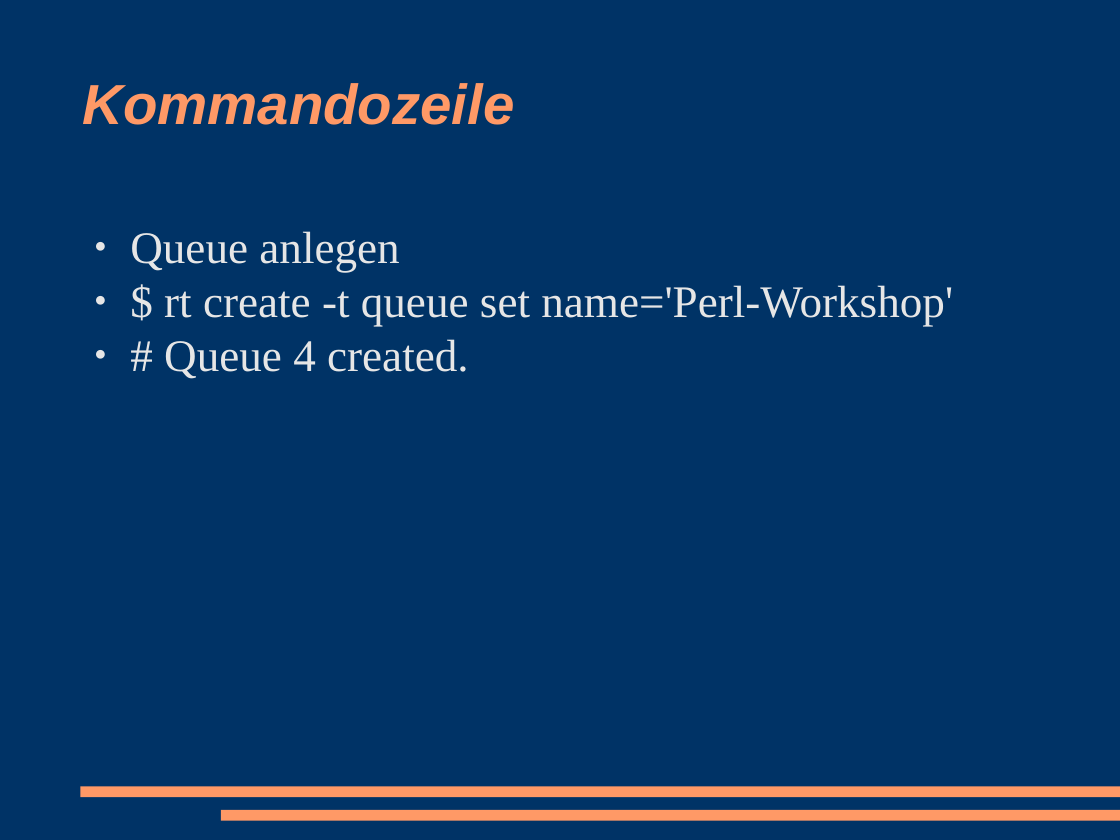
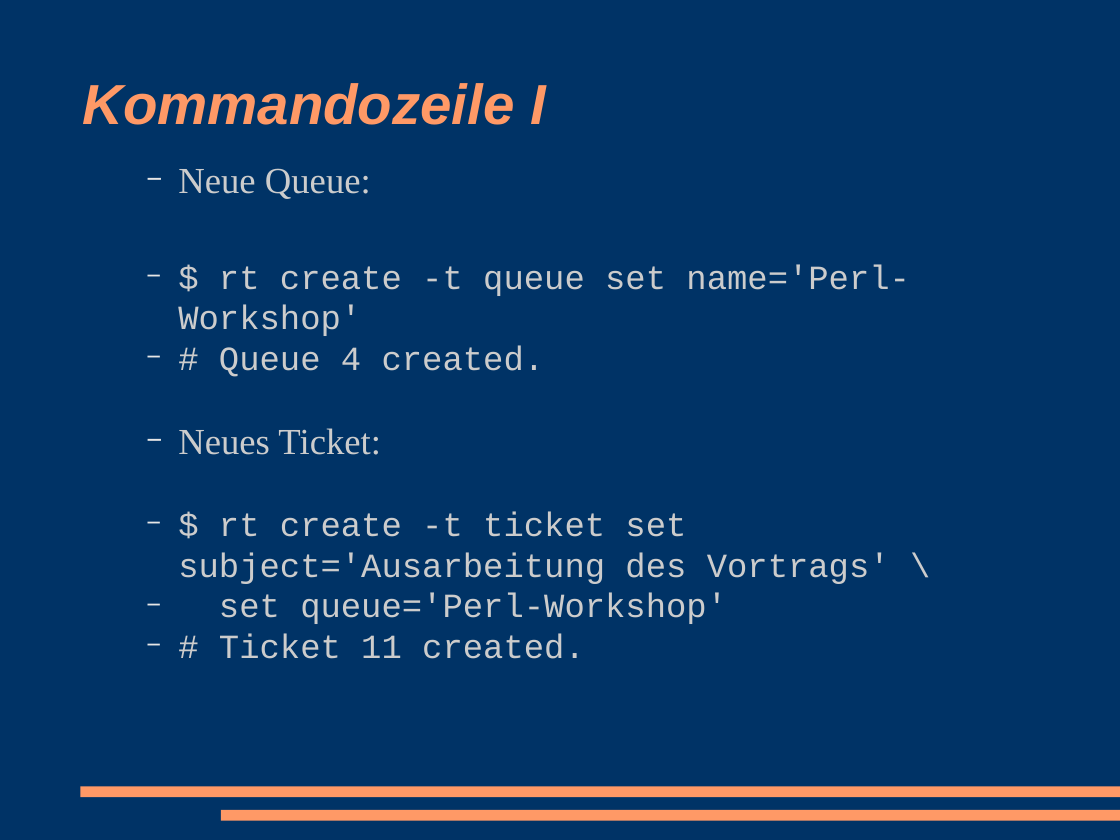
Before and after one commit to racke/Presentations, a slide deck: slide 12 of pws2008/rtrest.odp. Drawn at 1120x840 pixels with LibreOffice and Linux fonts; fonts in the diff are those of the drawing. Boxes give left, top, right and bottom in pixels: in the first picture for what was removed or moved away, otherwise in the second. Text is boxed around its words. In the diff, an @@ line names an element or a change of style, - is before the commit and + after.

```diff
--- a/pws2008/rtrest.odp
+++ b/pws2008/rtrest.odp
@@ title at bbox=[82, 83, 546, 125]: text changed @@
-Kommandozeile
+Kommandozeile I
@@ subtitle "Neue Queue:": place and size @@
-subtitle "Neue Queue:" at bbox=[130, 231, 953, 379]
+subtitle "Neue Queue:" at bbox=[178, 168, 910, 659]
@@ subtitle "Neue Queue:" at bbox=[178, 168, 910, 659]: vertical alignment top to middle @@
@@ subtitle at bbox=[178, 168, 371, 199]: text changed; size 32 to 26 pt; text colour #E6E6E6 to #CCCCCC @@
-● Queue anlegen
+  − Neue Queue:
@@ subtitle at bbox=[178, 264, 910, 377]: size 32 to 24 pt, font Times New Roman to Courier New, text colour #E6E6E6 to #CCCCCC in "$ rt create -t queue set name='Perl-Workshop'", "# Queue 4 created."; bullet ● to −; list level 1 to 2 in "$ rt create -t queue ..."; list level 1 to 2 in "# Queue 4 created." @@
@@ subtitle at bbox=[178, 428, 890, 659]: paragraphs added @@
+  − Neues Ticket:
+  − $ rt create -t ticket set subject='Ausarbeitung des Vortrags' \
+  − set queue='Perl-Workshop'
+  − # Ticket 11 created.
```
Also in this commit, not shown: 4 other slides changed, 11 slides added, 2 slides removed.
